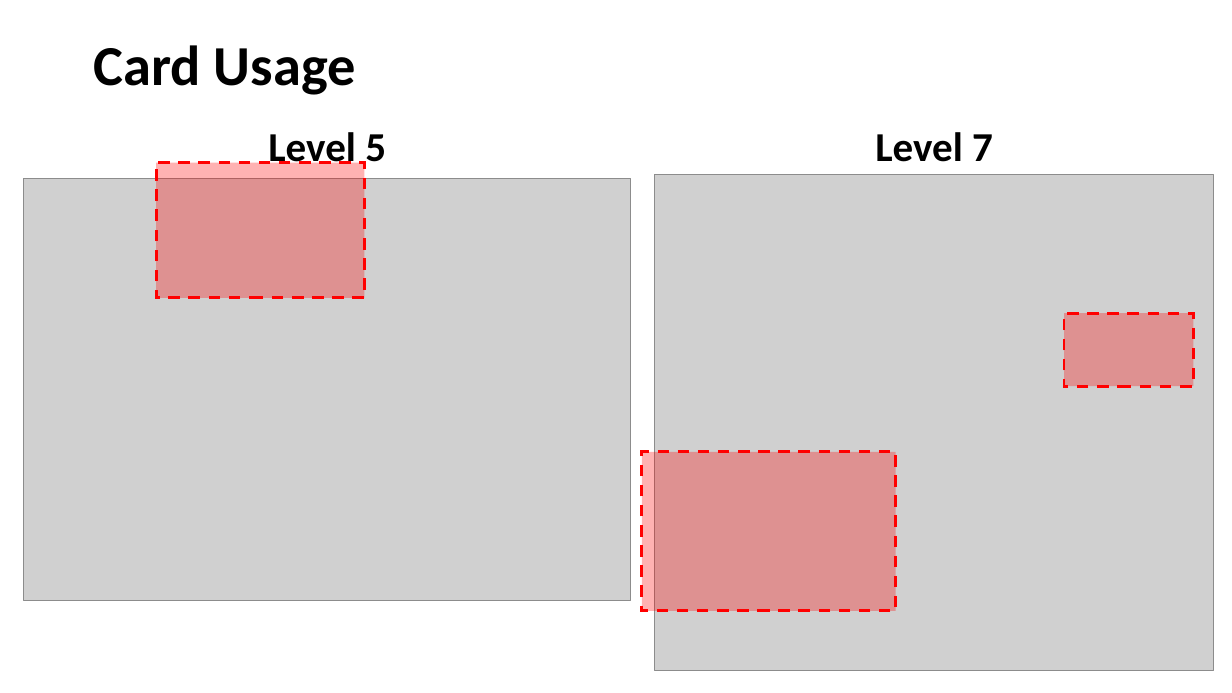
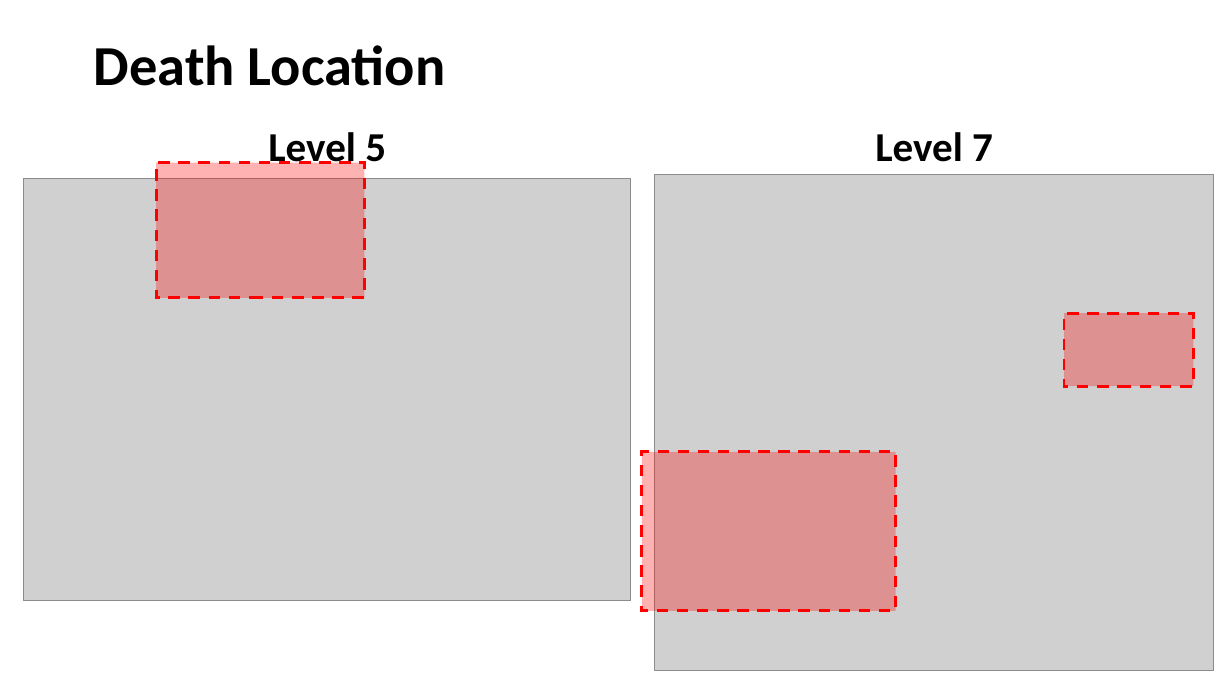
Before and after one commit to CSCI526-Jumping-Gamer/StageTools, a slide deck: slide 10 of Presentation/Final Presentation Online ver.pptx. Drawn at 1232x693 pixels with LibreOffice and Linux fonts; fonts in the diff are those of the drawing; grey boxes stand for pictures. Boxes give left, top, right and bottom in pixels: in the first picture for what was removed or moved away, otherwise in the second. Text is boxed around its words. In the diff, an @@ line names an element or a change of style, - is before the commit and + after.

Commit message:
Fixed bug

```diff
--- a/Presentation/Final Presentation Online ver.pptx
+++ b/Presentation/Final Presentation Online ver.pptx
@@ text at <box>94,45,446,86</box>: text changed @@
-Card Usage
+Death Location
```
